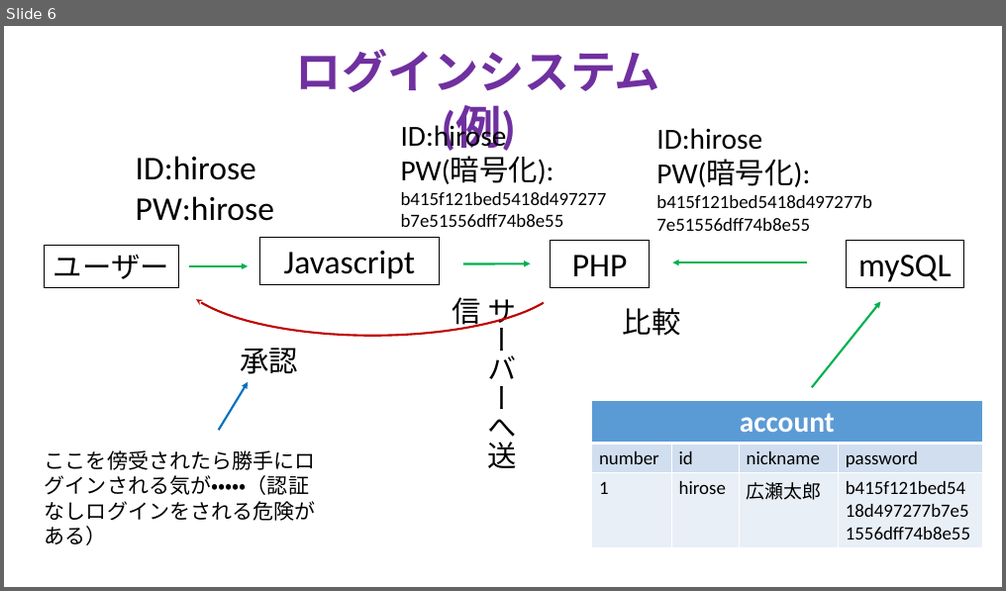
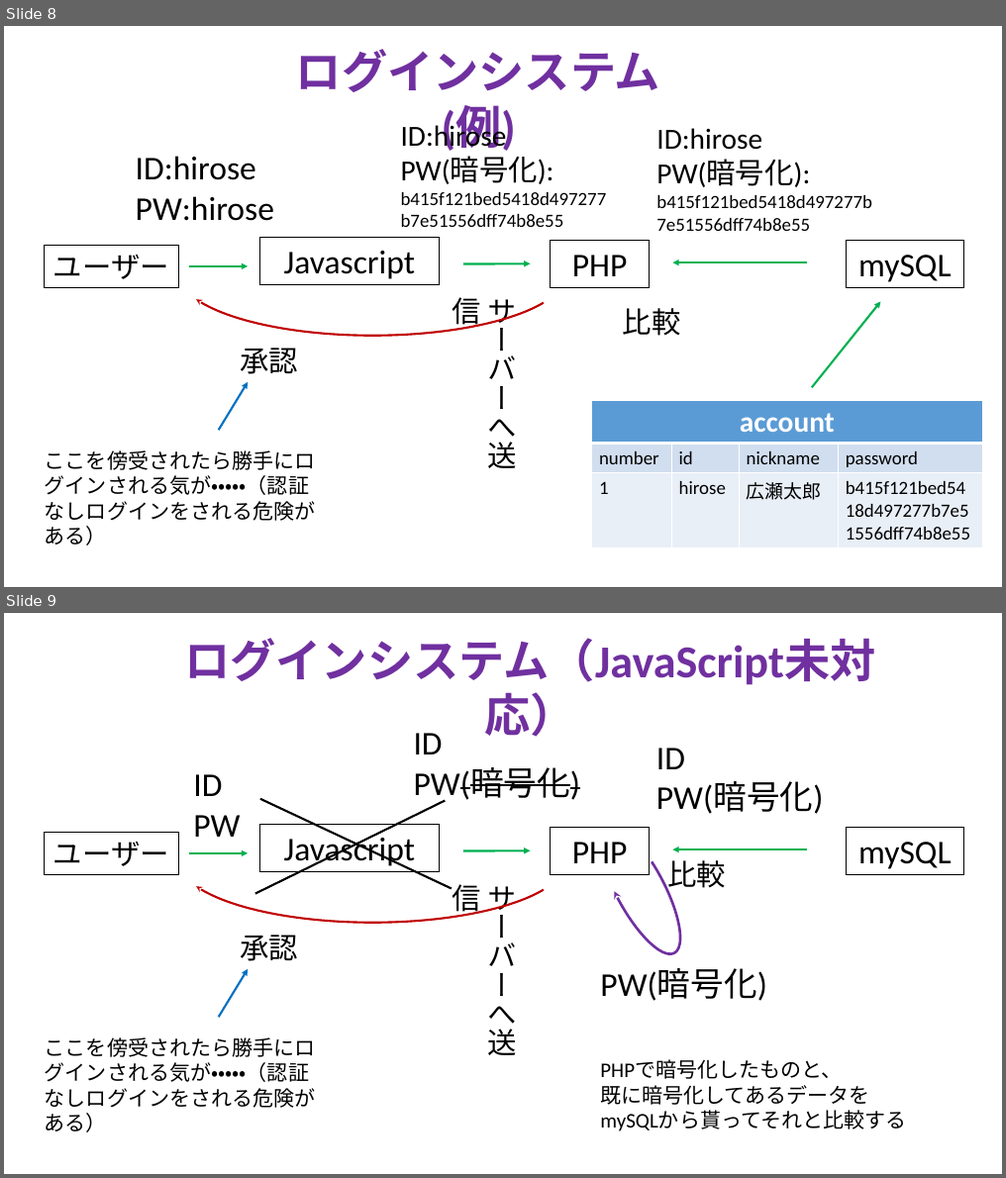
Before and after one commit to TakanoriOnuma/WebApplication, a slide deck: design/Webアプリケーションシステム.pptx. Shown one above the other, each under a label of ours: slide 6 before the commit, slides 8 and 9 after it. The pictures are 1006x591 and 1006x1178 pixels, drawn with LibreOffice and Linux fonts; fonts in the diff are those of the drawing. Boxes give left, top, right and bottom in pixels: in the first picture for what was removed or moved away, otherwise in the second. Text is boxed around its words. In the diff, an @@ line names an element or a change of style, - is before the commit and + after.

Commit message:
JavaScriptでフォーム送信が出来なかったときの対応を書いた
JavaScriptでフォーム送信をするのは思っていたよりも難しく、
また古いブラウザだと対応していない場合がある。
更に低級な処理を行うと出来なくはないらしいが、そんな無理してやる必要はないため、
PHP側でも暗号化して処理をするようなシステムを考案した。

```diff
--- a/design/Webアプリケーションシステム.pptx
+++ b/design/Webアプリケーションシステム.pptx
@@ slide 9 added at box(4, 613, 1002, 1174), background #FFFFFF @@
@@ text added at box(184, 638, 875, 685), 44 pt, text #7030A0, bold @@
+ログインシステム（JavaScript未対応）
@@ text added at box(414, 733, 581, 803), 32 pt, text #000000, strikethrough @@
+ID
+PW(暗号化)
@@ text added at box(656, 748, 824, 814), 32 pt, text #000000 @@
+ID
+PW(暗号化)
@@ text added at box(193, 774, 240, 837), 32 pt, text #000000 @@
+ID
+PW
@@ arc (boxed as its full ellipse) added at box(178, 798, 567, 923), outline #C00000 2 pt @@
@@ line added from (445, 801) to (255, 894), #000000 2 pt @@
@@ line added from (260, 799) to (451, 888), #000000 2 pt @@
@@ arc (boxed as its full ellipse) added at box(584, 813, 696, 965), outline #7030A0 2.5 pt @@
@@ rectangle added at box(45, 833, 178, 875), outline #000000 0.75 pt, 28 pt, text #000000 @@
+ユーザー
@@ rectangle added at box(259, 824, 439, 872), outline #000000 0.75 pt, 32 pt, text #000000 @@
+Javascript
@@ rectangle added at box(550, 827, 649, 875), outline #000000 0.75 pt, 32 pt, text #000000 @@
+PHP
@@ arrow added from (807, 850) to (672, 850), #00B050 2 pt @@
@@ rectangle added at box(846, 827, 963, 875), outline #000000 0.75 pt, 32 pt, text #000000 @@
+mySQL
@@ arrow added from (190, 854) to (249, 854), #00B050 2 pt @@
@@ arrow added from (463, 851) to (531, 851), #00B050 2 pt @@
@@ text added at box(667, 861, 726, 894), 28 pt, text #000000 @@
+比較
@@ text added at box(487, 886, 516, 1056), 28 pt, text #000000 @@
+サーバーへ送信
@@ text added at box(240, 935, 298, 961), 28 pt, text #000000 @@
+承認
@@ arrow added from (219, 1017) to (249, 969), #0070C0 2 pt @@
@@ text added at box(600, 969, 767, 1001), 32 pt, text #000000 @@
+PW(暗号化)
@@ text added at box(45, 1038, 315, 1108), 20 pt, text #000000 @@
+ここを傍受されたら勝手にログインされる気が・・・・・（認証なしログインをされる危険がある）
@@ text added at box(600, 1060, 906, 1132), 20 pt, text #000000 @@
+PHPで暗号化したものと、
+既に暗号化してあるデータをmySQLから貰ってそれと比較する
@@ what was slide 6 is now slide 8 @@
```
Also in this commit, not shown: 3 other slides added.
